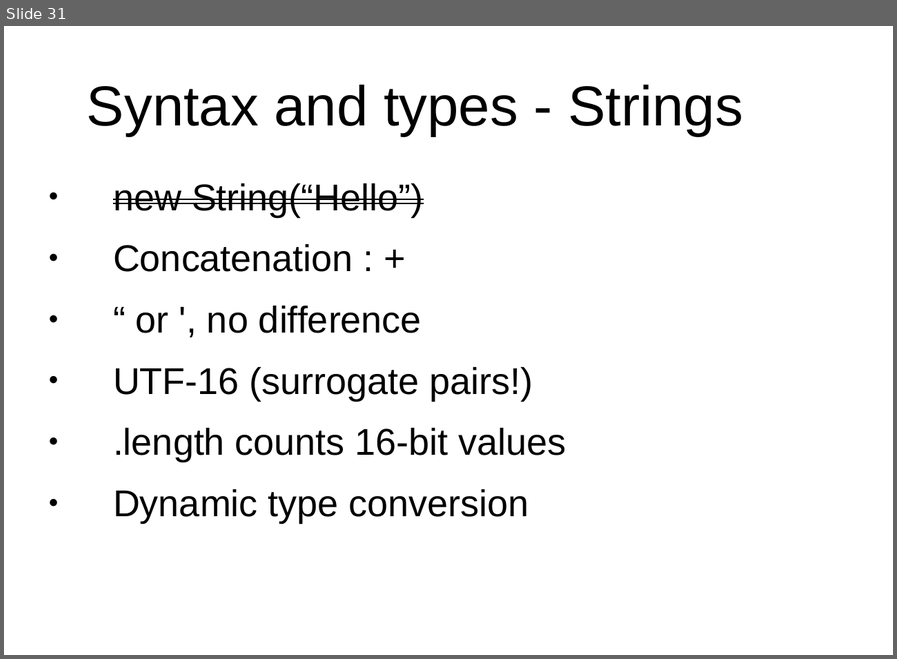
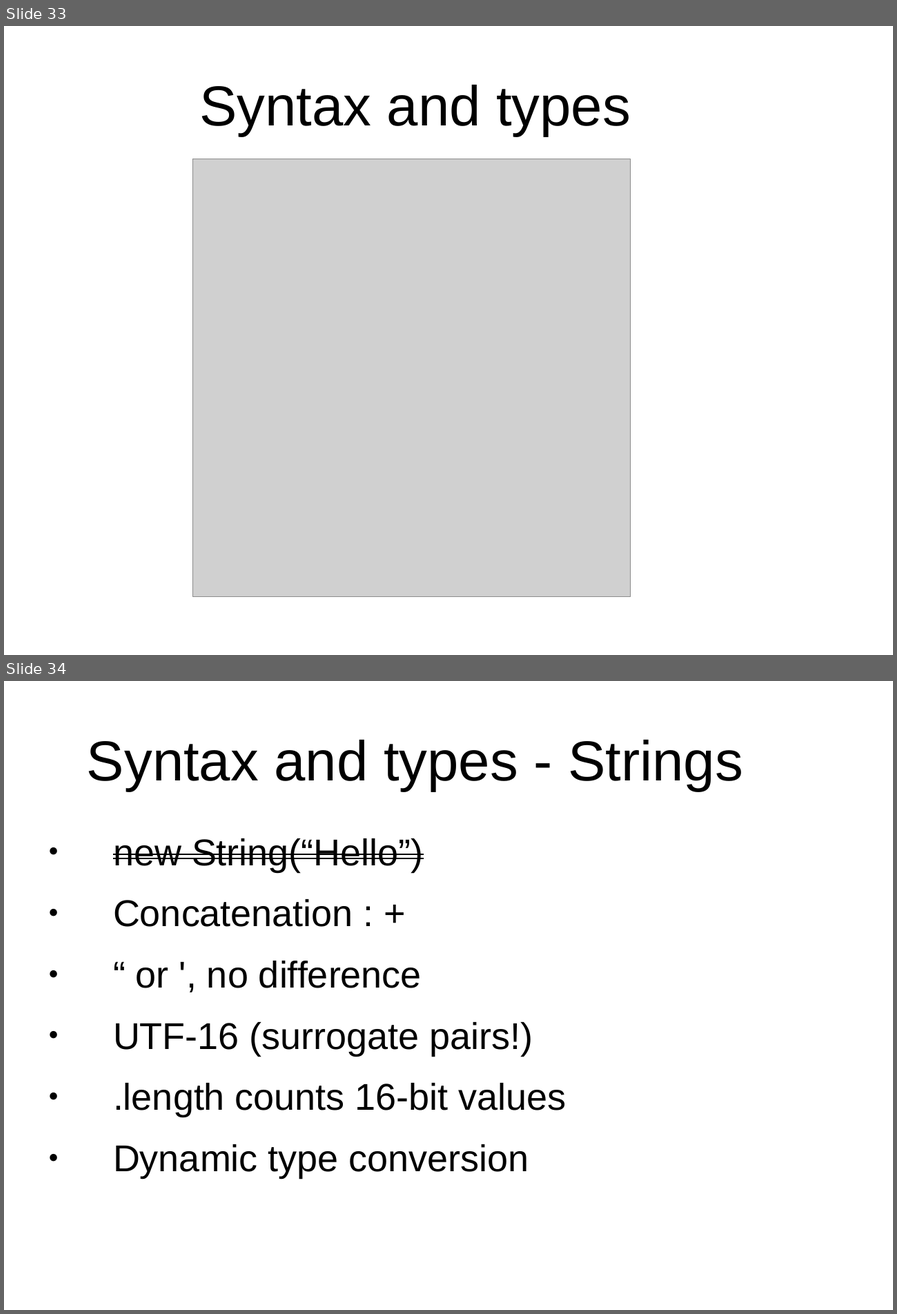
Before and after one commit to peterborkuti/other, a slide deck: JavaScriptBasics/jsbasics-slide.odp. Shown one above the other, each under a label of ours: slide 31 before the commit, slides 33 and 34 after it. The pictures are 897x659 and 897x1314 pixels, drawn with LibreOffice and Linux fonts; fonts in the diff are those of the drawing; grey boxes stand for pictures; background and template pictures are left out. Boxes give left, top, right and bottom in pixels: in the first picture for what was removed or moved away, otherwise in the second. Text is boxed around its words. In the diff, an @@ line names an element or a change of style, - is before the commit and + after.

```diff
--- a/JavaScriptBasics/jsbasics-slide.odp
+++ b/JavaScriptBasics/jsbasics-slide.odp
@@ slide 33 added at [4,26,893,655], background #FFFFFF @@
@@ title added at [199,85,631,136], 53.3 pt, text #000000 @@
+Syntax and types
@@ picture added at [193,159,631,596] @@
@@ what was slide 31 is now slide 34 @@
```
Also in this commit, not shown: 8 slides changed, 11 other slides added, 2 other files.
